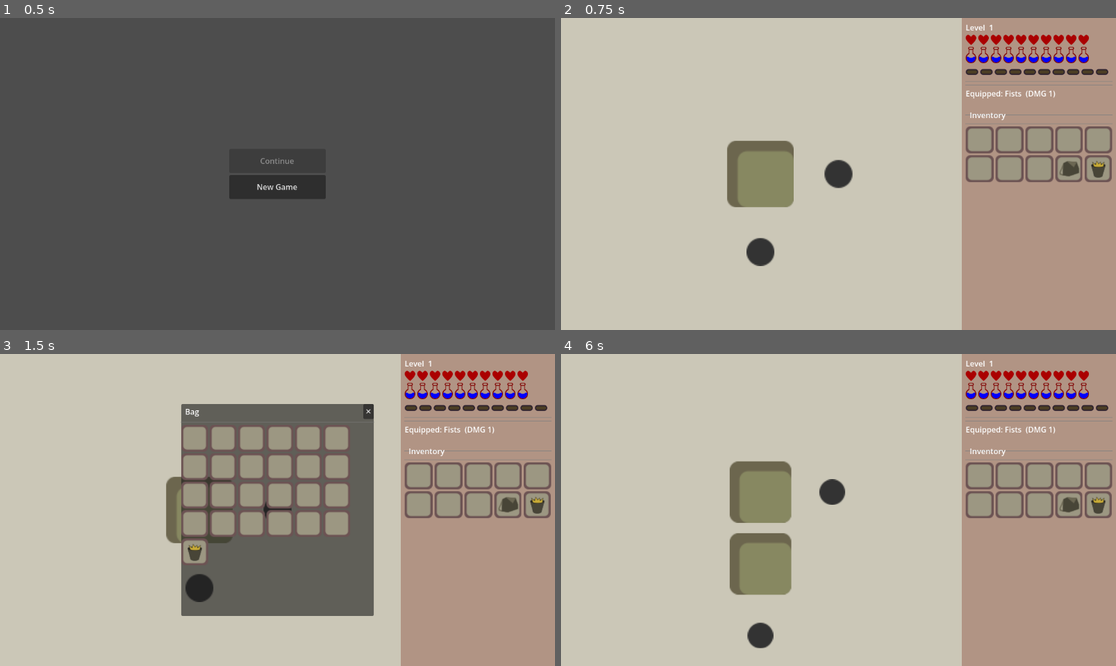
Above: before the commit, frames 1-4 (two rows, left to right).
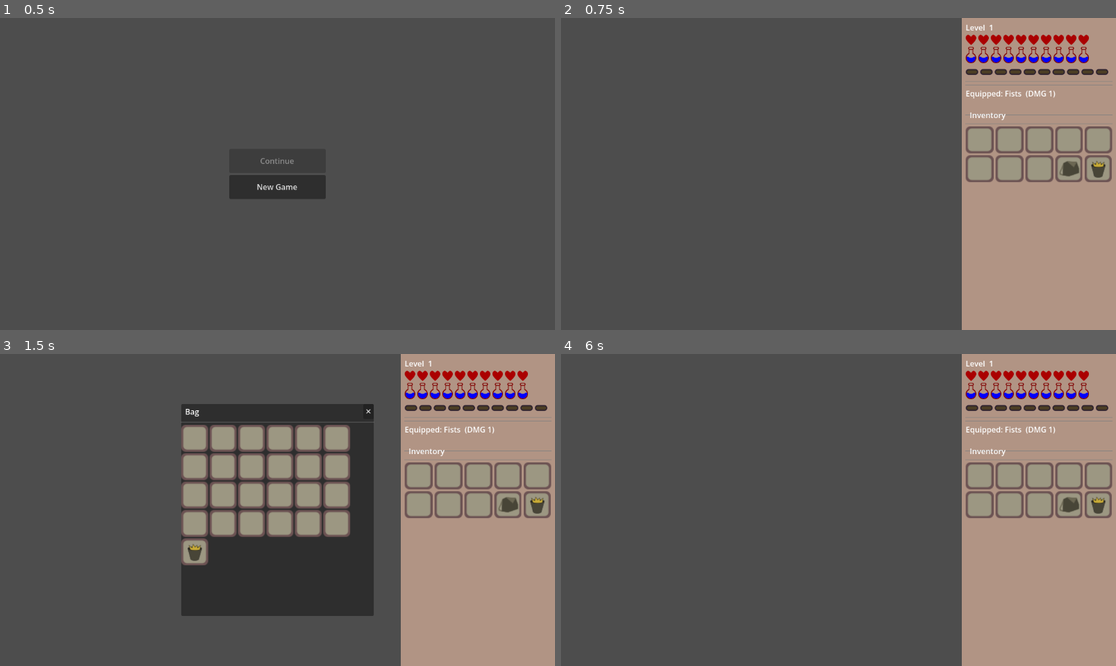
Above: after the commit, the same moments.

Repository: jiexdrop/run-reset
Game: Godot game, scene res://scenes/init.tscn
Same seed, same stepped clock (60 frames per second), same inputs: the game is played once before the commit and once after it.
Inputs (mouse positions are in pixels of both pictures, inside the frame that each line leads up to):
- Up to frame 1 (0.5 s): no input
- Up to frame 2 (0.75 s): click "New Game" at 0.5 s
- Up to frame 3 (1.5 s): click (510, 503) at 1.25 s
- Up to frame 4 (6 s): click "✕" at 2 s; click (1071, 503) at 2.75 s; click "✕" at 3.5 s; click (1071, 503) at 4.25 s; click "✕" at 5 s; tap Enter at 5.75 s; drag from (760, 588) to (838, 510) at 5.77 s

Frame 1 is identical in both runs. In frame 2, 72% of the frame differs, in the area x 0-73%, y 0-100%; in frame 3, 61%; in frame 4, 72%.
Error after the commit: Parse Error: Preload file "res://scenes/ground_item.tscn" does not exist. (res://scenes/game.gd:5)

Commit message:
add bomb

Diff:
--- a/autoloads/item_registry.gd
+++ b/autoloads/item_registry.gd
@@ -30,6 +30,10 @@
 	"ice_spell": {
 		"hits": 1, "damage_mult": 0.5, "energy_mult": 1.0, "label": "",
 		"effect_scene": preload("res://scenes/effects/ice_effect.tscn"),
+	},
+	"bomb_throw": {
+		"hits": 1, "damage_mult": 1.0, "energy_mult": 1.0, "label": " (Fused)",
+		"effect_scene": preload("res://scenes/effects/explosion_effect.tscn"),
 	},
 }
 
@@ -112,6 +116,18 @@
 		"attack_type": "fire_spell",
 		"element": "fire",
 	},
+
+	"bomb": {
+		"name": "Bomb",
+		"icon": preload("res://assets/items/bomb.png"),
+		"desc": "Lob it and step back — the fuse takes one enemy turn to burn down before it goes off.",
+		"max_stack": 4,
+		"type": "spell",
+		"damage": 5,
+		"energy_cost": 0,
+		"attack_type": "bomb_throw",
+		"element": "physical",
+	},
 }
 
 
--- a/autoloads/mob_registry.gd
+++ b/autoloads/mob_registry.gd
@@ -209,6 +209,7 @@
 	kaze_shroom.loot_table = [
 		{ "item_key": "health_potion", "chance": 0.42, "min": 1, "max": 1 },
 		{ "item_key": "energy_potion", "chance": 0.32, "min": 1, "max": 1 },
+		{ "item_key": "bomb", "chance": 0.22, "min": 1, "max": 1 },
 	] as Array[Dictionary]
 	_registry["kaze_shroom"] = kaze_shroom
 
@@ -229,6 +230,7 @@
 		{ "item_key": "health_potion", "chance": 0.32, "min": 1, "max": 1 },
 		{ "item_key": "energy_potion", "chance": 0.32, "min": 1, "max": 1 },
 		{ "item_key": "iron_sword", "chance": 0.52, "min": 1, "max": 1 },
+		{ "item_key": "bomb", "chance": 0.25, "min": 1, "max": 1 },
 	] as Array[Dictionary]
 	_registry["sapguard"] = sapguard
 
--- a/autoloads/zone_registry.gd
+++ b/autoloads/zone_registry.gd
@@ -61,14 +61,14 @@
 		"bg_color": Color(0.796, 0.781, 0.718, 1.0),
 	}
 
-	#_registry["desert"] = {
-		#"tiles": [
-			#preload("res://assets/tiles/desert/tile_0.png"),
-		#],
-		#"mob_pool": ["cactus", "sandipper"],
-		#"boss": "",
-		#"bg_color": Color(0.93, 0.80, 0.55, 1.0),
-	#}
+	_registry["desert"] = {
+		"tiles": [
+			preload("res://assets/tiles/desert/tile_0.png"),
+		],
+		"mob_pool": ["cactus", "sandipper"],
+		"boss": "",
+		"bg_color": Color(0.93, 0.80, 0.55, 1.0),
+	}
 
 	_registry["ribera"] = {
 		"tiles": [
@@ -80,20 +80,20 @@
 		"bg_color": Color(0.75, 0.88, 0.95, 1.0),
 	}
 
-	#_registry["pikoterra"] = {
-		#"tiles": [
-			#preload("res://assets/tiles/pikoterra/tile_0.png"),
-		#],
-		#"mob_pool": ["pikonaut"],
-		#"boss": "gomelin",
-		#"bg_color": Color(0.922, 0.719, 0.578, 1.0),
-	#}
-	#
-	#_registry["evergreen"] = {
-		#"tiles": [
-			#preload("res://assets/tiles/evergreen/tile_0.png"),
-		#],
-		#"mob_pool": ["kaze_shroom"],
-		#"boss": "sapguard",
-		#"bg_color": Color(0.72, 0.80, 0.55, 1.0),
-	#}
+	_registry["pikoterra"] = {
+		"tiles": [
+			preload("res://assets/tiles/pikoterra/tile_0.png"),
+		],
+		"mob_pool": ["pikonaut"],
+		"boss": "gomelin",
+		"bg_color": Color(0.922, 0.719, 0.578, 1.0),
+	}
+
+	_registry["evergreen"] = {
+		"tiles": [
+			preload("res://assets/tiles/evergreen/tile_0.png"),
+		],
+		"mob_pool": ["kaze_shroom"],
+		"boss": "sapguard",
+		"bg_color": Color(0.72, 0.80, 0.55, 1.0),
+	}
--- a/scenes/combat_ui.gd
+++ b/scenes/combat_ui.gd
@@ -55,6 +55,7 @@
 
 var _mob_turns_running: bool = false
 var _skip_next_turn: Dictionary = {}
+var _pending_bombs: Dictionary = {}   # mob_id -> pending damage
 
 func _ready() -> void:
 	add_to_group("combat_ui")
@@ -113,6 +114,7 @@
 	combat_section.visible = false
 	_active_mob_ids = []
 	_skip_next_turn.clear()
+	_pending_bombs.clear()
 	_clear_children(mob_row)
 	_log("")
 
@@ -214,6 +216,10 @@
 	GameState.player = p
 	refresh_stats()
 
+	if atk.attack_type == "bomb_throw":
+		_throw_bomb(mob_id, atk)
+		return
+
 	var hits        = max(1, type_data.get("hits", 1))
 	var dmg_per_hit = max(1, int(round(atk.damage * type_data.get("damage_mult", 1.0) / hits)))
 
@@ -270,7 +276,26 @@
 		_skip_next_turn.erase(mob_id)
 	else:
 		_do_mob_turn(mob_id)
-
+		_resolve_pending_bomb(mob_id)
+
+func _throw_bomb(mob_id: int, atk: Dictionary) -> void:
+	var target_mob = GameState.monsters[mob_id]
+	var resistances = target_mob.get("resistances", {})
+	var atk_element = ItemRegistry.get_element(atk.item_key)
+	var resist_mult  = resistances.get(atk_element, 1.0)
+	var dmg = max(1, int(round(atk.damage * resist_mult)))
+
+	_pending_bombs[mob_id] = _pending_bombs.get(mob_id, 0) + dmg
+
+	if atk.hotbar_index >= 0:
+		InventoryState.consume_hotbar_item(atk.hotbar_index)
+
+	_log("You lob a bomb and step back — fuse burning...")
+	GameState.mark_dirty()
+	SaveManager.save()
+	# Deliberately no _do_mob_turn call here — that's the whole point of the
+	# quirk: the mob gets its next turn opportunity for free, then the bomb
+	# goes off once that turn resolves (see _resolve_pending_bomb).
 
 func _spawn_attack_effect(mob_id: int, type_data: Dictionary) -> void:
 	var scene: PackedScene = type_data.get("effect_scene", null)
@@ -628,15 +653,18 @@
 			continue
 
 		if _skip_next_turn.get(mob_id, false):
-			_skip_next_turn.erase(mob_id)   # sat out its first opportunity — now fair game
+			_skip_next_turn.erase(mob_id)
 			if GameState.monsters[mob_id].get("burrowed", false):
 				GameState.monsters[mob_id]["burrowed"] = false
 				var seq_card = _get_card_for_mob(mob_id)
 				if seq_card:
 					seq_card.refresh_from_state()
+			_resolve_pending_bomb(mob_id)
 			continue
 
 		await _do_mob_turn(mob_id)
+
+		_resolve_pending_bomb(mob_id)
 
 		if not is_inside_tree():
 			_mob_turns_running = false
@@ -667,3 +695,30 @@
 	if not combat_section.visible or _active_mob_ids.is_empty():
 		return
 	on_player_moved()
+
+func _resolve_pending_bomb(mob_id: int) -> void:
+	if not _pending_bombs.has(mob_id):
+		return
+	var dmg = _pending_bombs[mob_id]
+	_pending_bombs.erase(mob_id)
+
+	if mob_id >= GameState.monsters.size():
+		return
+	var mob = GameState.monsters[mob_id]
+	if mob.get("hp", 0) <= 0:
+		return
+
+	mob["hp"] = max(0, mob.get("hp", 0) - dmg)
+	GameState.monsters[mob_id] = mob
+
+	_spawn_attack_effect(mob_id, ItemRegistry.get_attack_type_data("bomb_throw"))
+	var card = _get_card_for_mob(mob_id)
+	if card:
+		card.refresh_from_state()
+
+	_log("The bomb goes off — %s takes %d damage!" % [mob.get("name", "Mob"), dmg])
+	GameState.mark_dirty()
+	SaveManager.save()
+
+	if mob["hp"] <= 0:
+		_on_mob_died(mob_id)
--- a/scenes/game.gd
+++ b/scenes/game.gd
@@ -2,6 +2,10 @@
 
 const TILE = preload("uid://ceosbosrytods")
 const BUSH = preload("res://scenes/bush.tscn")
+const GROUND_ITEM = preload("res://scenes/ground_item.tscn")
+const GROUND_ITEM_ZONE = "evergreen"
+const GROUND_ITEM_KEY = "bomb"
+const GROUND_ITEM_SPAWN_CHANCE = 0.18
 
 @onready var camera_2d: Camera2D = $Camera2D
 
@@ -226,8 +230,10 @@
 				mob_key = pool[randi() % pool.size()]
 
 		var has_bush: bool = false
-		if tile_type == "room" and key != "0,0" and mob_key == "":
-			has_bush = randf() < BUSH_SPAWN_CHANCE
+		var has_ground_item: bool = false
+		if tile_type == "room" and key != "0,0" and mob_key == "" and not has_bush \
+				and GameState.zone == GROUND_ITEM_ZONE:
+			has_ground_item = randf() < GROUND_ITEM_SPAWN_CHANCE
 
 		GameState.tiles[key] = {
 			"visible":        key == "0,0",
@@ -236,6 +242,9 @@
 			"mob_dead":       false,
 			"has_bush":       has_bush,
 			"bush_harvested": false,
+			"has_ground_item":   has_ground_item,
+			"item_key":          GROUND_ITEM_KEY if has_ground_item else "",
+			"item_collected":    false,
 		}
 
 	_spawn_tiles()
@@ -454,6 +463,12 @@
 				GameState.tiles[key].get("visible", false),
 				GameState.tiles[key].get("bush_harvested", false))
 
+		if GameState.tiles[key].get("has_ground_item", false):
+			_spawn_ground_item(key, gx, gy,
+				GameState.tiles[key].get("visible", false),
+				GameState.tiles[key].get("item_key", ""),
+				GameState.tiles[key].get("item_collected", false))
+
 	update_edge_dots()
 
 func _spawn_bush(tile_key: String, gx: int, gy: int, tile_visible: bool, harvested: bool) -> void:
@@ -476,6 +491,29 @@
 		bush.visible = tile_node.visible
 	)
 
+
+func _spawn_ground_item(tile_key: String, gx: int, gy: int, tile_visible: bool,
+						 item_key: String, collected: bool) -> void:
+	if collected or item_key == "":
+		return
+	var tile_node: Node2D = null
+	for t in _spawned_tiles:
+		if t.grid_x == gx and t.grid_y == gy:
+			tile_node = t
+			break
+	if tile_node == null:
+		return
+
+	var item: GroundItem = GROUND_ITEM.instantiate()
+	item.z_index  = 5
+	item.position = Vector2(0, 0)
+	item.visible  = tile_visible
+	tile_node.add_child(item)
+	item.setup(tile_key, item_key)
+
+	tile_node.visibility_changed.connect(func():
+		item.visible = tile_node.visible
+	)
 
 # ── Camera ────────────────────────────────────────────────────────────────────
 
